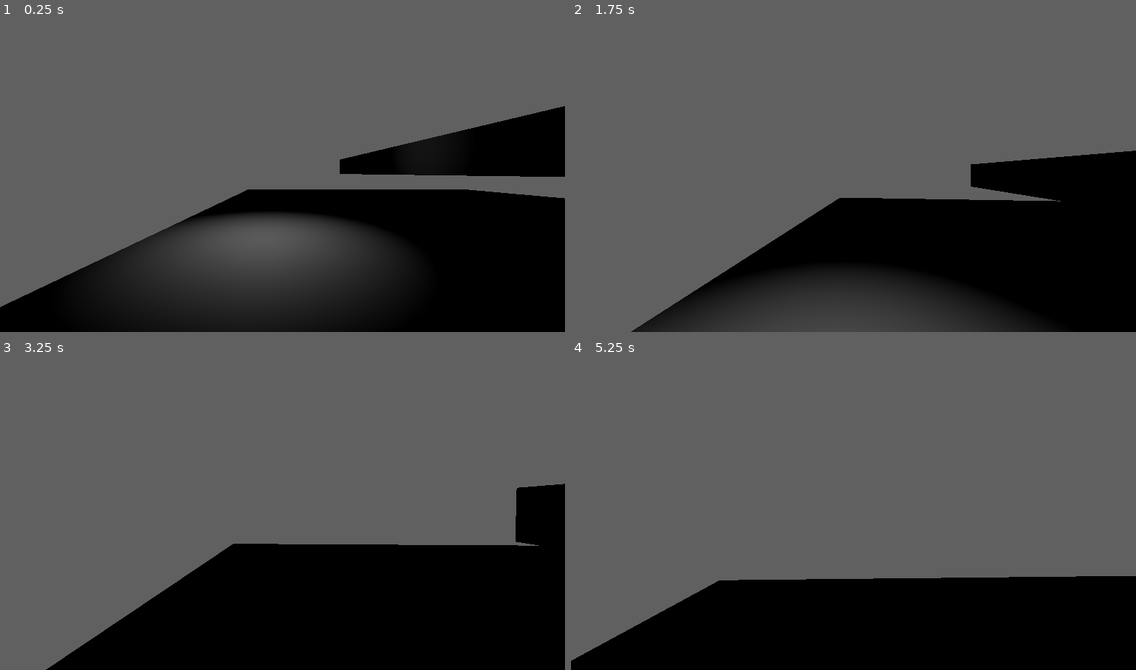
Above: before the commit, frames 1-4 (two rows, left to right).
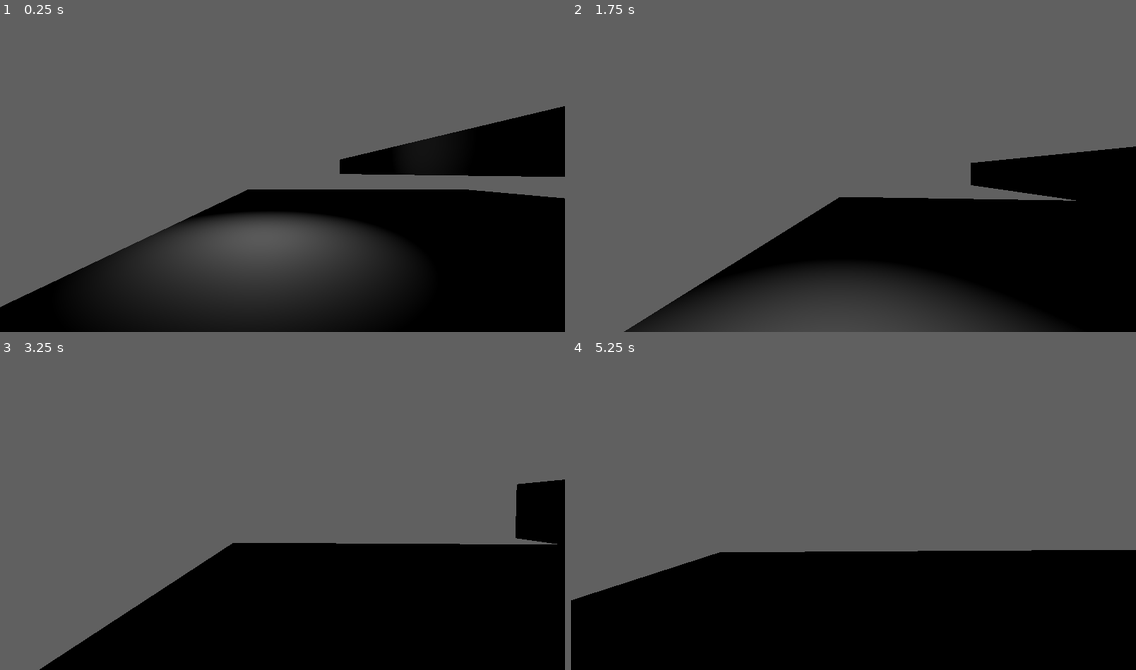
Above: after the commit, the same moments.

Repository: acnbhop/kengd
Game: Godot game, scene res://levels/test_level.tscn
Same seed, same stepped clock (60 frames per second), same inputs: the game is played once before the commit and once after it. The project has no main scene, so this scene is started directly.
Inputs (mouse positions are in pixels of both pictures, inside the frame that each line leads up to):
- Up to frame 1 (0.25 s): no input
- Up to frame 2 (1.75 s): tap Enter at 0.5 s; move the mouse to (881, 171) at 0.52 s; hold Ctrl (duck) 0.53-1.28 s; hold W (move_forward) from 0.53 s (still down); tap Space (jump) at 0.77, 1.52 s; move the mouse to (825, 175) at 1.27 s; tap Shift (sprint) at 1.35 s
- Up to frame 3 (3.25 s): keep holding W (move_forward); move the mouse to (293, 506) at 2.02 s; hold Ctrl (duck) 2.03-2.78 s; move the mouse to (276, 516) at 2.77 s; tap Shift (sprint) at 2.85 s; tap Space (jump) at 3.02 s
- Up to frame 4 (5.25 s): keep holding W (move_forward); move the mouse to (893, 516) at 3.52 s; hold Ctrl (duck) 3.53-4.28 s; tap Space (jump) at 3.77, 4.52 s; move the mouse to (808, 506) at 4.27 s; tap Shift (sprint) at 4.35 s; move the mouse to (859, 509) at 5.02 s; hold Ctrl (duck) from 5.03 s (still down)

The runs differ from the first frame. In frame 1, less than 0.1% of the frame differs, in the area x 2-93%, y 50-91%; in frame 2, 0.8%; in frame 3, 0.6%; in frame 4, 10%, in the area x 0-100%, y 61-98%.

Commit message:
player weight

Diff:
--- a/Code/character.gd
+++ b/Code/character.gd
@@ -22,6 +22,8 @@
 @export_range(0.0, 20.0, 0.1) var f_jump_force: float = 4.0
 ## The force applied when the character crouch jumps.
 @export_range(0.0, 20.0, 0.1) var f_crouch_jump_force: float = 2.3
+## Weight of the player.
+@export_range(0.1, 5.0, 0.1) var f_player_weight: float = 1.3
 
 ## This group controls the camera settings.
 @export_group("Camera")
@@ -168,7 +170,7 @@
 ## Applies gravity to the character.
 func apply_gravity(p_velocity: Vector3, delta: float) -> Vector3:
 	if not is_on_floor():
-		p_velocity.y -= f_gravity * delta
+		p_velocity.y -= (f_gravity * f_player_weight) * delta
 	return p_velocity
 
 ## Handles the jump action.
